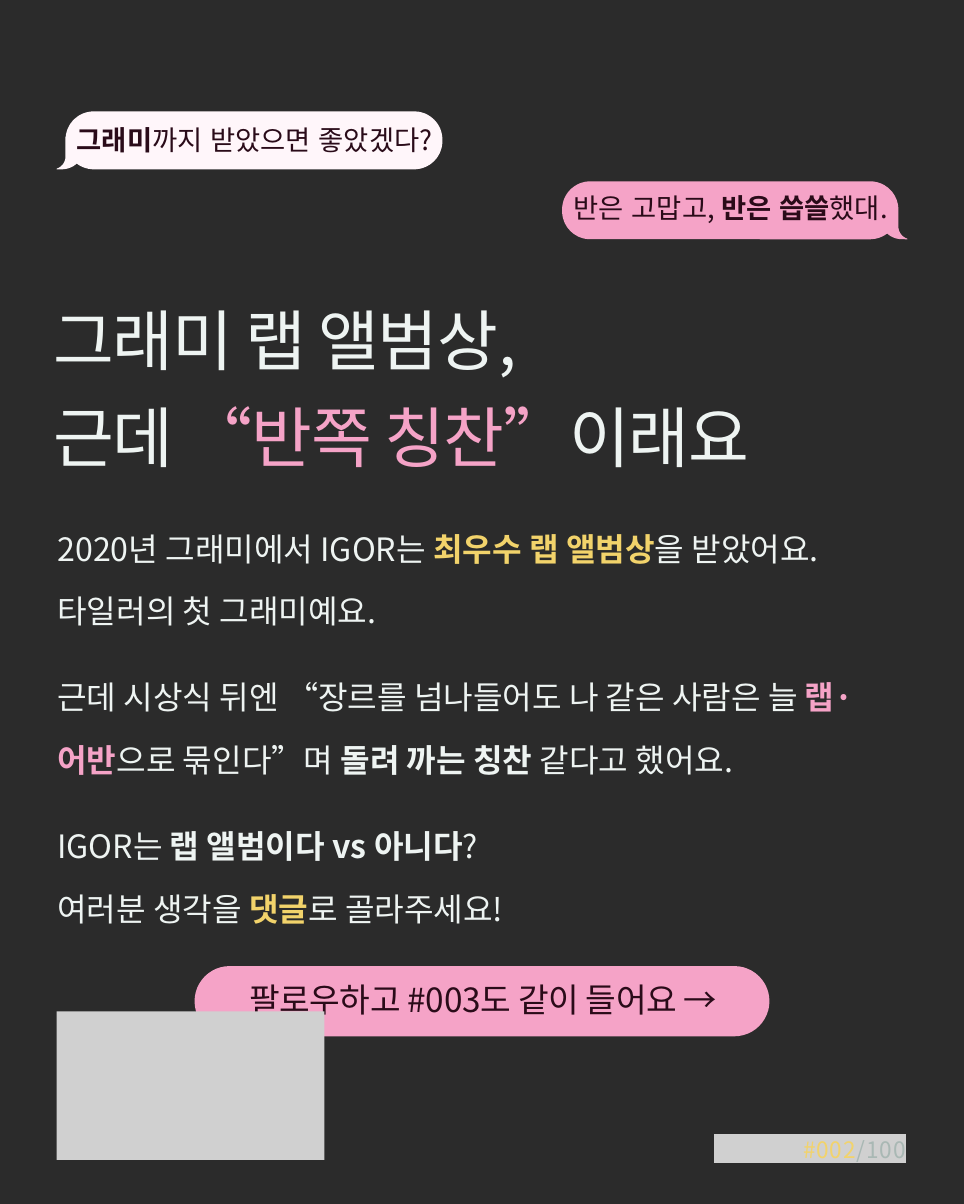
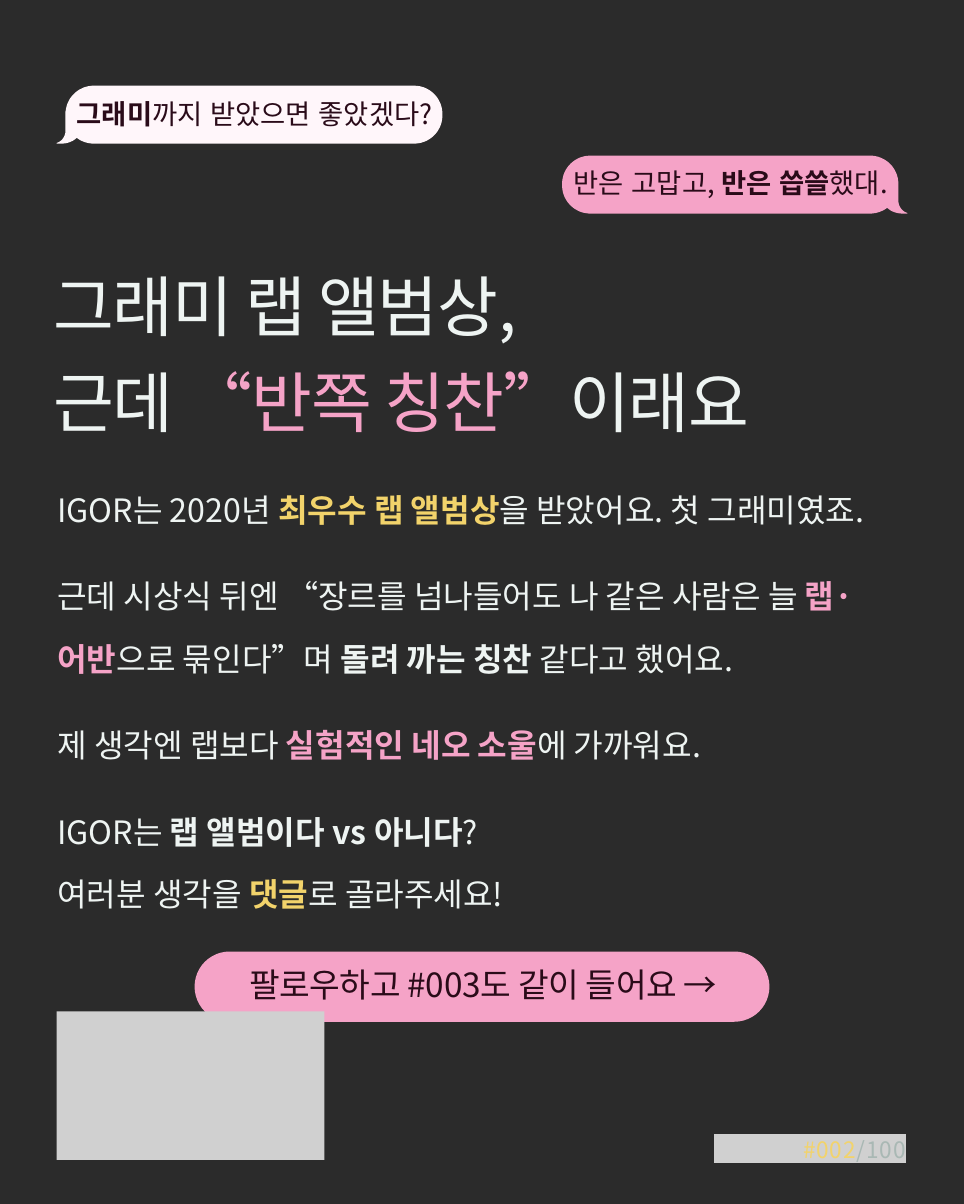
Before and after one commit to yeezyismygoat-pixel/ClaudeRep, a slide deck: slide 8 of IGOR_명반002_초안.pptx. Drawn at 964x1204 pixels with LibreOffice and Linux fonts; fonts in the diff are those of the drawing; grey boxes stand for pictures; background and template pictures are left out; a plain dark background stands for a picture behind light text. Boxes give left, top, right and bottom in pixels: in the first picture for what was removed or moved away, otherwise in the second. Text is boxed around its words. In the diff, an @@ line names an element or a change of style, - is before the commit and + after.

```diff
--- a/IGOR_명반002_초안.pptx
+++ b/IGOR_명반002_초안.pptx
@@ freeform shape "그래미까지 받았으면 좋았겠다?" moved from (x1=57, y1=111, x2=442, y2=170) to (x1=57, y1=86, x2=442, y2=144) @@
@@ freeform shape "반은 고맙고, 반은 씁쓸했대." moved from (x1=562, y1=182, x2=907, y2=240) to (x1=562, y1=156, x2=907, y2=214) @@
@@ text "그래미 랩 앨범상," moved from (x1=53, y1=310, x2=749, y2=468) to (x1=53, y1=276, x2=749, y2=433) @@
@@ text at (x1=57, y1=495, x2=865, y2=525): text changed @@
-2020년 그래미에서 IGOR는 최우수 랩 앨범상을 받았어요. 타일러의 첫 그래미예요.
+IGOR는 2020년 최우수 랩 앨범상을 받았어요. 첫 그래미였죠.
@@ text "근데 시상식 뒤엔 “장르를 넘나들어도 ..." moved from (x1=57, y1=682, x2=854, y2=775) to (x1=57, y1=581, x2=854, y2=674) @@
@@ text added at (x1=57, y1=730, x2=701, y2=760), 27 pt, text #EEF4F2 @@
+제 생각엔 랩보다 실험적인 네오 소울에 가까워요.
@@ text "IGOR는 랩 앨범이다 vs 아니다?" moved from (x1=57, y1=831, x2=503, y2=924) to (x1=57, y1=817, x2=503, y2=909) @@
@@ rounded rectangle "팔로우하고 #003도 같이 들어요 →" moved from (x1=195, y1=967, x2=769, y2=1037) to (x1=195, y1=952, x2=769, y2=1022) @@
```
Also in this commit, not shown: 2 other slides changed, 1 other file.
